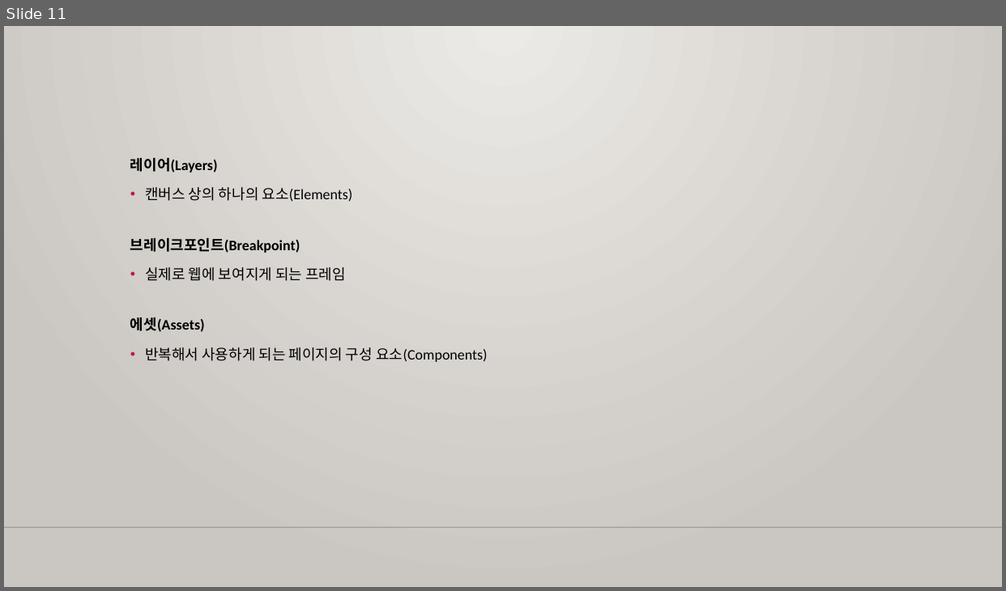
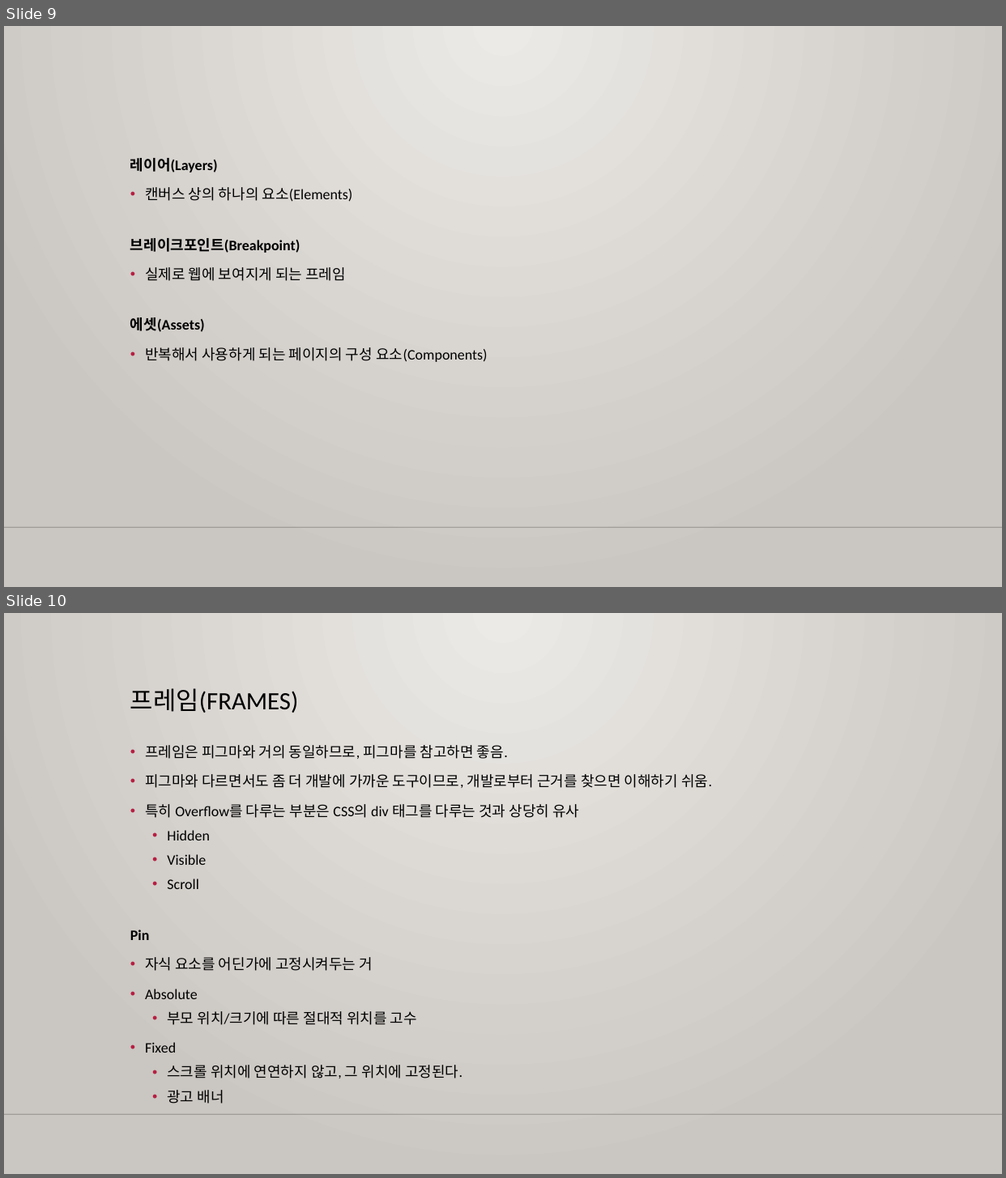
Before and after one commit to m00nlygreat/obsidian-vault, a slide deck: 노코드 엔지니어링/프레이머로 블로그 만들기.pptx. Shown one above the other, each under a label of ours: slide 11 before the commit, slides 9 and 10 after it. The pictures are 1006x591 and 1006x1178 pixels, drawn with LibreOffice and Linux fonts; fonts in the diff are those of the drawing; background and template pictures are left out. Boxes give left, top, right and bottom in pixels: in the first picture for what was removed or moved away, otherwise in the second. Text is boxed around its words. In the diff, an @@ line names an element or a change of style, - is before the commit and + after.

```diff
--- a/노코드 엔지니어링/프레이머로 블로그 만들기.pptx
+++ b/노코드 엔지니어링/프레이머로 블로그 만들기.pptx
@@ slide 10 added at (x1=4, y1=613, x2=1002, y2=1174), background gradient #ECEAE7 to #CAC7C1; not listed: 1 template element that a slide beside it also shows @@
@@ title added at (x1=130, y1=688, x2=298, y2=713), 24 pt, text #000000 @@
+프레임(FRAMES)
@@ text added at (x1=130, y1=745, x2=712, y2=1104), 14 pt, text #000000 @@
+• 프레임은 피그마와 거의 동일하므로, 피그마를 참고하면 좋음.
+• 피그마와 다르면서도 좀 더 개발에 가까운 도구이므로, 개발로부터 근거를 찾으면 이해하기 쉬움.
+• 특히 Overflow를 다루는 부분은 CSS의 div 태그를 다루는 것과 상당히 유사
+  • Hidden
+  • Visible
+  • Scroll
+Pin
+• 자식 요소를 어딘가에 고정시켜두는 거
+• Absolute
+  • 부모 위치/크기에 따른 절대적 위치를 고수
+• Fixed
+  • 스크롤 위치에 연연하지 않고, 그 위치에 고정된다.
+  • 광고 배너
@@ what was slide 11 is now slide 9 @@
```
Also in this commit, not shown: 4 slides changed, 6 other slides added, 3 other files.
